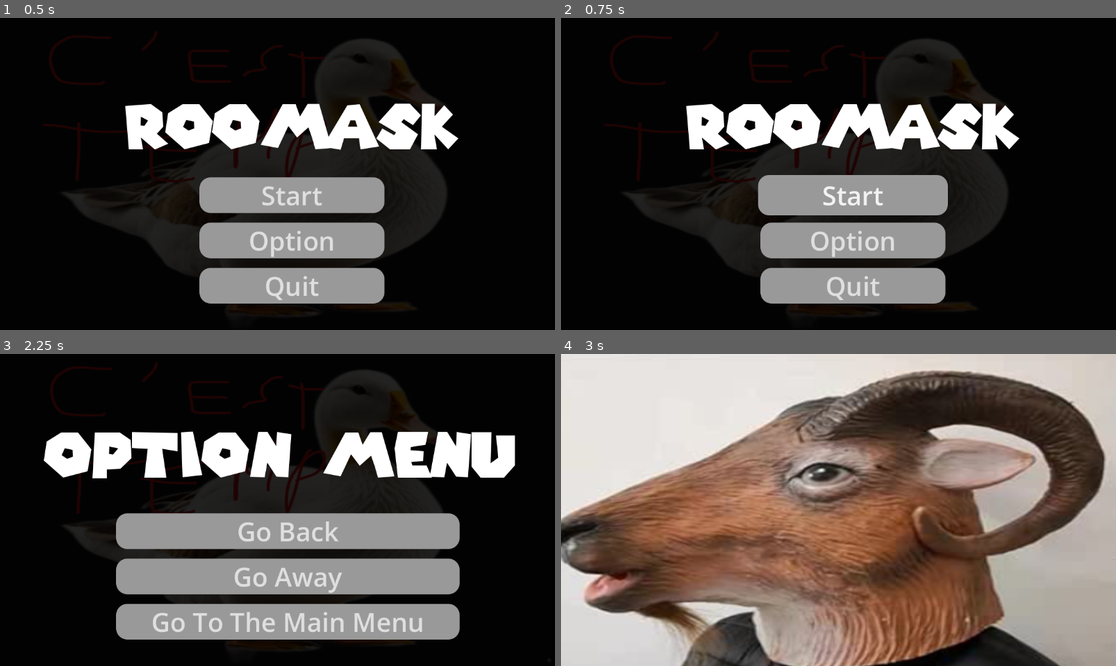
Above: before the commit, frames 1-4 (two rows, left to right).
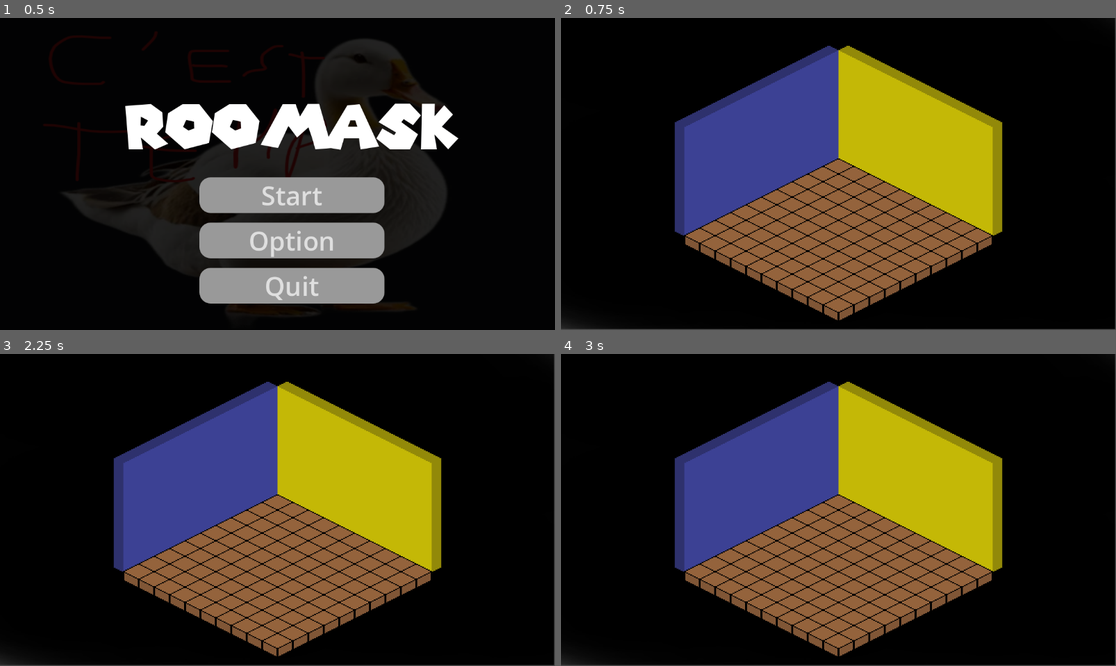
Above: after the commit, the same moments.

Repository: Jishuashi/GGJ2026-Roomask
Game: Godot game, scene res://Scenes/main_menu.tscn
Two runs of this game, one before a commit and one after it. Both use one fixed random seed, a clock stepped at 60 frames per second and the inputs below.
Inputs (mouse positions are in pixels of both pictures, inside the frame that each line leads up to):
- Up to frame 1 (0.5 s): no input
- Up to frame 2 (0.75 s): click "Start" at 0.5 s
- Up to frame 3 (2.25 s): click (294, 531) at 1.25 s, where only the run before the commit has a clickable "Start"; click (294, 575) at 2 s, where only the run before the commit has a clickable "Option"
- Up to frame 4 (3 s): click (1110, 659) at 2.77 s

Frame 1 is identical in both runs. In frame 2, 41% of the frame differs, in the area x 0-100%, y 0-100%; in frame 3, 49%; in frame 4, 94%.

Commit message:
je sais pas

Diff:
--- a/Scenes/option_menu.tscn
+++ b/Scenes/option_menu.tscn
@@ -2,6 +2,7 @@
 
 [ext_resource type="Script" uid="uid://c1dga68xxys6n" path="res://src/fr/roomask/option_menu.gd" id="1_xt6yv"]
 [ext_resource type="Texture2D" uid="uid://r81prq155wgp" path="res://Assets/menu temp.png" id="2_47jcy"]
+[ext_resource type="AudioStream" uid="uid://d2jflbxqrshjh" path="res://Assets/eastereggsolo.wav" id="2_gg4yi"]
 [ext_resource type="FontFile" uid="uid://b4snijaxcpspg" path="res://Assets/SuperMario256.ttf" id="3_gg4yi"]
 
 [sub_resource type="StyleBoxTexture" id="StyleBoxTexture_3036b"]
@@ -32,6 +33,9 @@
 grow_horizontal = 2
 grow_vertical = 2
 script = ExtResource("1_xt6yv")
+
+[node name="eastereeg" type="AudioStreamPlayer" parent="." unique_id=220132025]
+stream = ExtResource("2_gg4yi")
 
 [node name="Panel" type="Panel" parent="." unique_id=49442087]
 self_modulate = Color(0.13682577, 0.13682574, 0.13682571, 1)
--- a/src/fr/roomask/main_menu.gd
+++ b/src/fr/roomask/main_menu.gd
@@ -13,7 +13,7 @@
 
 func _on_start_pressed() -> void:
 	print("press start")
-	get_tree().change_scene_to_file("res://Scenes/main.tscn")
+	get_tree().change_scene_to_file("res://Scenes/room_1.tscn")
 
 func _on_option_pressed() -> void:
 	print("press option")
--- a/src/fr/roomask/option_menu.gd
+++ b/src/fr/roomask/option_menu.gd
@@ -1,5 +1,5 @@
 extends Control
-
+@onready var eastereeg: AudioStreamPlayer = $eastereeg
 
 # Called when the node enters the scene tree for the first time.
 func _ready() -> void:
@@ -16,4 +16,5 @@
 
 
 func easter_egg_on_button_pressed() -> void:
+	eastereeg.play()
 	get_tree().change_scene_to_file("res://Scenes/easter_egg.tscn")
Not shown, added: Assets/eastereggsolo.wav.import
Not shown, added: export_presets.cfg
Not shown, added: Assets/eastereggsolo.wav
Not shown, changed: Roomask.exe
